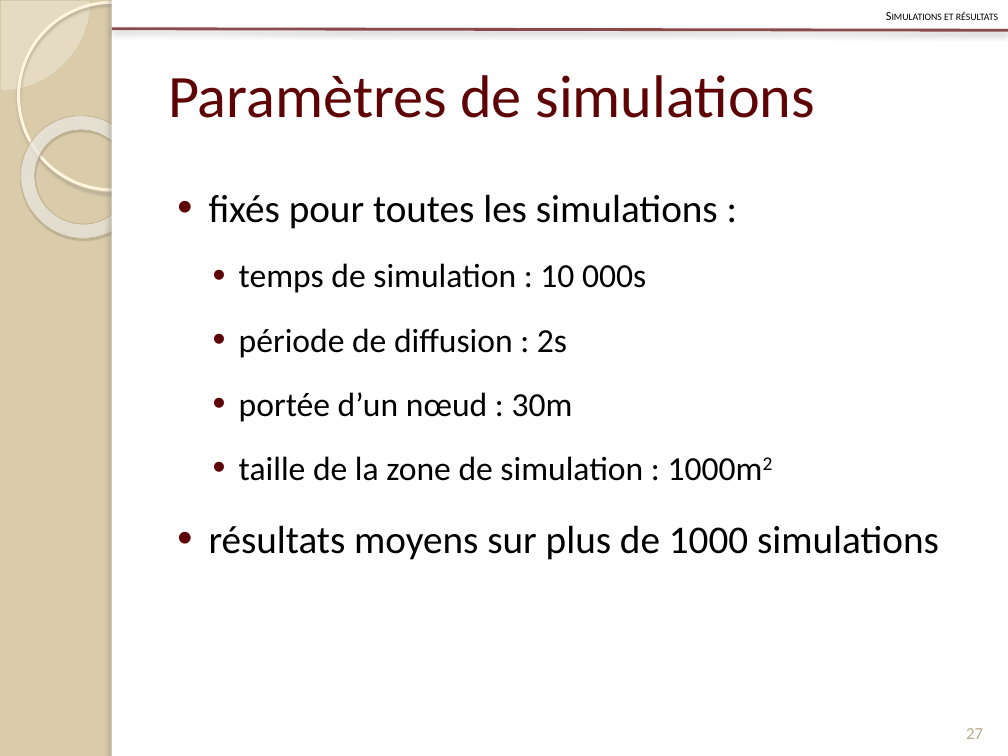
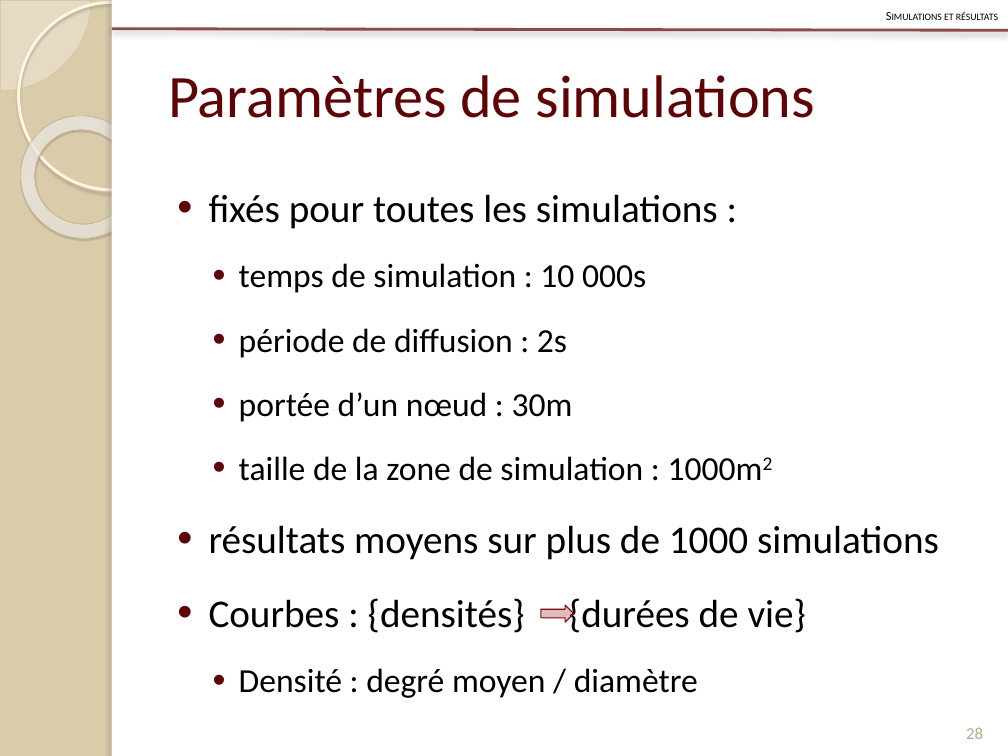
Before and after one commit to Patre/Energy-saving-in-sensors--networks, a slide deck: slide 28 of Redaction/Presentation/pres.pptx (slide 27 before the commit). Drawn at 1008x756 pixels with LibreOffice and Linux fonts; fonts in the diff are those of the drawing. Boxes give left, top, right and bottom in pixels: in the first picture for what was removed or moved away, otherwise in the second. Text is boxed around its words. In the diff, an @@ line names an element or a change of style, - is before the commit and + after.

Commit message:
presentation

```diff
--- a/Redaction/Presentation/pres.pptx
+++ b/Redaction/Presentation/pres.pptx
@@ text at bbox=[209, 598, 806, 698]: paragraphs added @@
+• Courbes : {densités} {durées de vie}
+  • Densité : degré moyen / diamètre
@@ right arrow added at bbox=[541, 605, 575, 622], fill #860608 at 27% opacity, outline #860608 0.75 pt @@
@@ page number at bbox=[966, 727, 983, 739]: text changed @@
-27
+28
```
Also in this commit, not shown: 2 other slides changed, 1 slide added.
